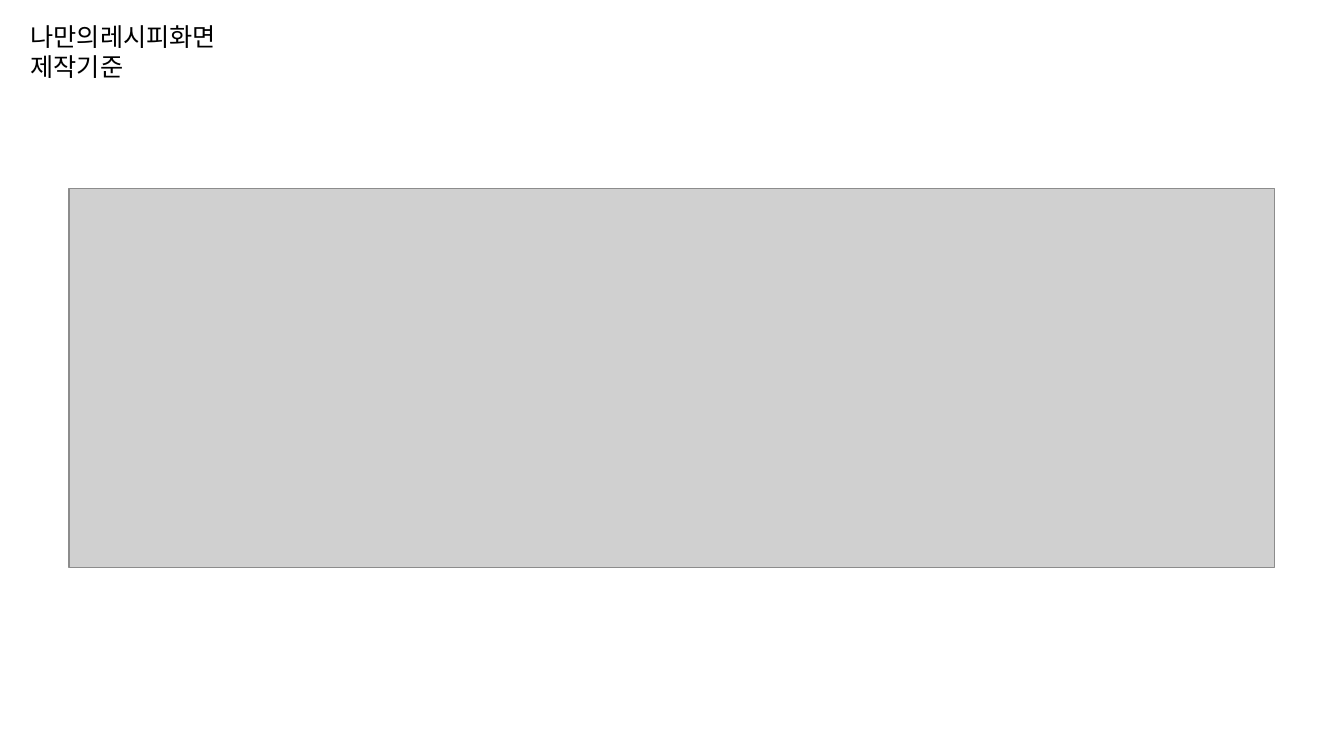
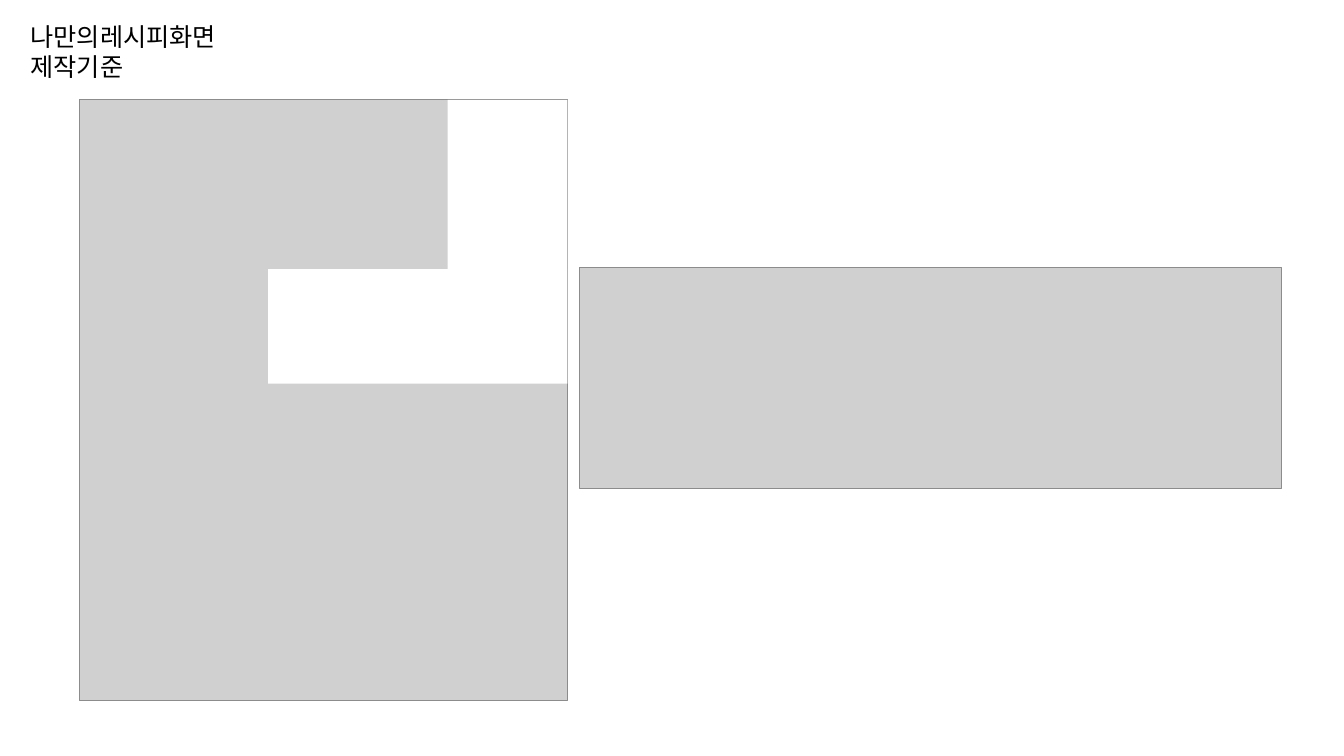
Before and after one commit to byungmeo/CockFit, a slide deck: slide 36 of Documents/4.제작보고서/제작보고서 자료.pptx. Drawn at 1344x756 pixels with LibreOffice and Linux fonts; fonts in the diff are those of the drawing; grey boxes stand for pictures. Boxes give left, top, right and bottom in pixels: in the first picture for what was removed or moved away, otherwise in the second. Text is boxed around its words. In the diff, an @@ line names an element or a change of style, - is before the commit and + after.

```diff
--- a/Documents/4.제작보고서/제작보고서 자료.pptx
+++ b/Documents/4.제작보고서/제작보고서 자료.pptx
@@ picture added at [80,100,568,701] @@
@@ rectangle added at [448,100,568,269], fill #FFFFFF @@
@@ rectangle added at [268,269,568,384], fill #FFFFFF @@
@@ picture: place and size @@
-picture at [69,189,1274,567]
+picture at [580,268,1282,489]
```
Also in this commit, not shown: 2 other slides changed, 4 slides added, 1 slide removed.
